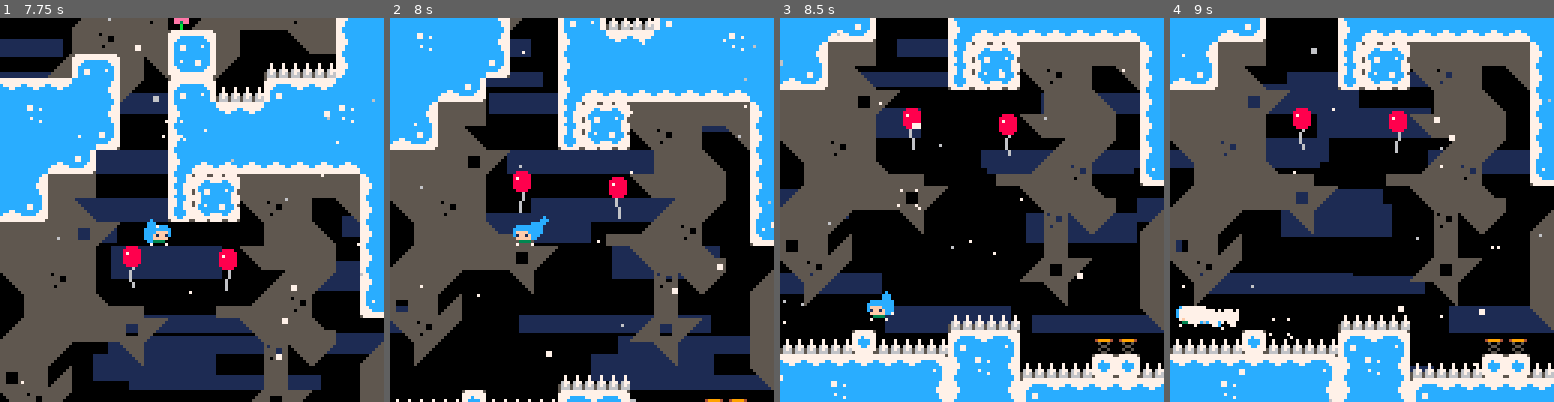
Above: before the commit, frames 1-4 (left to right).
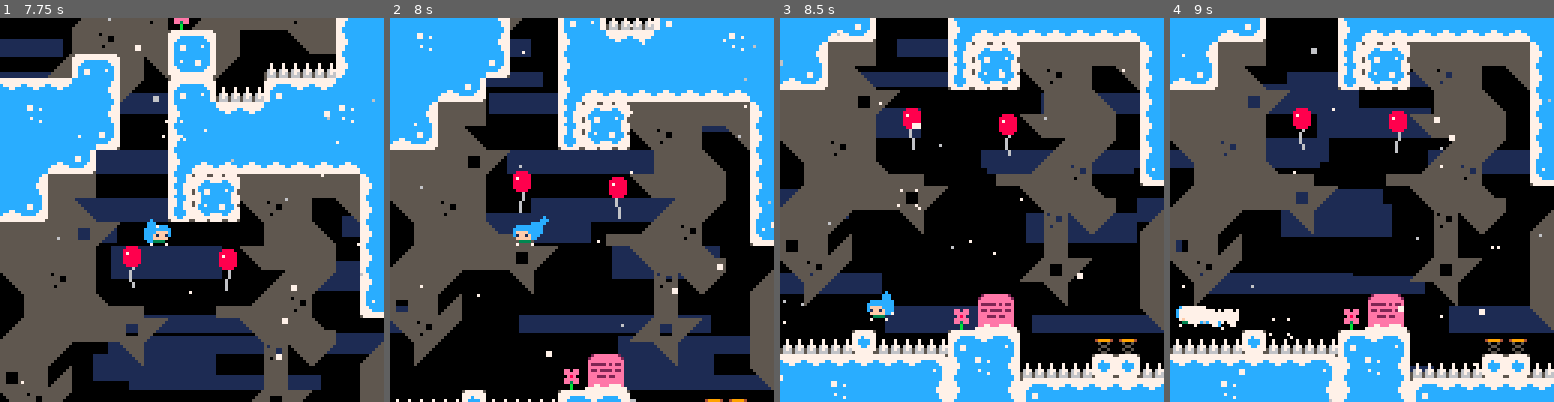
Above: after the commit, the same moments.

Repository: CelesteClassic/evercore
Game: PICO-8 cartridge evercore.p8
The game is run twice, just before and just after one commit, with the same random seed, the same clock (stepped at 60 frames per second) and the same inputs.
Inputs:
- Up to frame 1 (7.75 s): tap O (Z key) at 0.33, 1.07, 2.22, 3.72, 5.22, 6.72 s; tap Down at 0.7 s; tap X (X key) at 1.43, 2.07, 2.82, 3.57, 4.32, 5.07, 5.82, 6.57, 7.32 s; hold Up 1.97-2.63 s; hold Right 2.68-3.02 s; hold Down 3.07-3.73 s; hold Left 3.78-4.12 s; hold Up 4.17-4.5 s; hold Left 4.55-5.05 s; hold Right 5.1-5.93 s; hold Up 5.98-6.65 s; hold Right 6.7-7.03 s; hold Down from 7.08 s (still down)
- Up to frame 2 (8 s): release Down at 7.75 s; hold Left from 7.8 s (still down)
- Up to frame 3 (8.5 s): tap X (X key) at 8.07 s; release Left at 8.13 s; hold Up from 8.18 s (still down); tap O (Z key) at 8.22 s
- Up to frame 4 (9 s): release Up at 8.52 s; hold Left from 8.57 s (still down); tap X (X key) at 8.82 s

Frame 1 is identical in both runs. In frame 2, 1.2% of the frame differs, in the area x 43-63%, y 87-97%; in frame 3, 1.2%; in frame 4, 1.2%.

Commit message:
foreverred memorial rework

Diff:
--- a/evercore.p8
+++ b/evercore.p8
@@ -1,4 +1,4 @@
-pico-8 cartridge//http://www.pico-8.com
+pico-8 cartridge // http://www.pico-8.com
 version 29
 __lua__
 --~evercore~
@@ -672,30 +672,16 @@
 }
 
 message={
+  init=function(this)
+    this.text="-- celeste mountain --#this memorial to those#perished on the climb"
+    this.hitbox.x+=4
+  end,
   draw=function(this)
-    this.text="-- celeste mountain --#this memorial to those# perished on the climb"
-    if this.check(player,4,0) then
-      if this.index<#this.text then
-        this.index+=0.5
-        if this.index>=this.last+1 then
-          this.last+=1
-          sfx(35)
-        end
-      end
-      local _x,_y=8,96
-      for i=1,this.index do
-        if sub(this.text,i,i)~="#" then
-          rectfill(_x-2,_y-2,_x+7,_y+6,7)
-          ?sub(this.text,i,i),_x,_y,0
-          _x+=5
-        else
-          _x=8
-          _y+=7
-        end
-      end
-    else
-      this.index=0
-      this.last=0
+    if this.player_here() then
+      for i,s in pairs(split(this.text,"#")) do
+        rectfill(7+draw_x,7*i+draw_y,120+draw_x,7*i+6+draw_y,7)
+        ?s,64-#s*2+draw_x,7*i+1+draw_y,0
+      end
     end
   end
 }
@@ -1552,8 +1538,8 @@
 28282900002a0000000000382a29003a28282834362000000000000020302828000000000000000000000000000000000000000000000000000000000000000000000000000000000000000000000000000000000000000000000000000000000000000000000000000000000000000000000000000000000000000000000000
 10283a00000000000000002800000028283810292a000000000000002a371028000000000000000000000000000000000000000000000000000000000000000000000000000000000000000000000000000000000000000000000000000000000000000000000000000000000000000000000000000000000000000000000000
 2a3829000000000000003a1029000028282828000000000000000000002a2828000000000000000000000000000000000000000000000000000000000000000000000000000000000000000000000000000000000000000000000000000000000000000000000000000000000000000000000000000000000000000000000000
-00290000000000000000002a0000002828292a0000000000000000000000282a000000000000000000000000000000000000000000000000000000000000000000000000000000000000000000000000000000000000000000000000000000000000000000000000000000000000000000000000000000000000000000000000
-0000000000000011111100000000002a2a0000000000000000000000002a2800000000000000000000000000000000000000000000000000000000000000000000000000000000000000000000000000000000000000000000000000000000000000000000000000000000000000000000000000000000000000000000000000
+00290000000000004647002a0000002828292a0000000000000000000000282a000000000000000000000000000000000000000000000000000000000000000000000000000000000000000000000000000000000000000000000000000000000000000000000000000000000000000000000000000000000000000000000000
+000000000000003e565700000000002a2a0000000000000000000000002a2800000000000000000000000000000000000000000000000000000000000000000000000000000000000000000000000000000000000000000000000000000000000000000000000000000000000000000000000000000000000000000000000000
 1111112011111121222300000012120000000000000000000000000000002900000000000000000000000000000000000000000000000000000000000000000000000000000000000000000000000000000000000000000000000000000000000000000000000000000000000000000000000000000000000000000000000000
 2222222222222324482611111120201111273900001717000000171700000000000000000000000000000000000000000000000000000000000000000000000000000000000000000000000000000000000000000000000000000000000000000000000000000000000000000000000000000000000000000000000000000000
 2525482525252624252621222222222223303800000000000000000000000000000000000000000000000000000000000000000000000000000000000000000000000000000000000000000000000000000000000000000000000000000000000000000000000000000000000000000000000000000000000000000000000000
